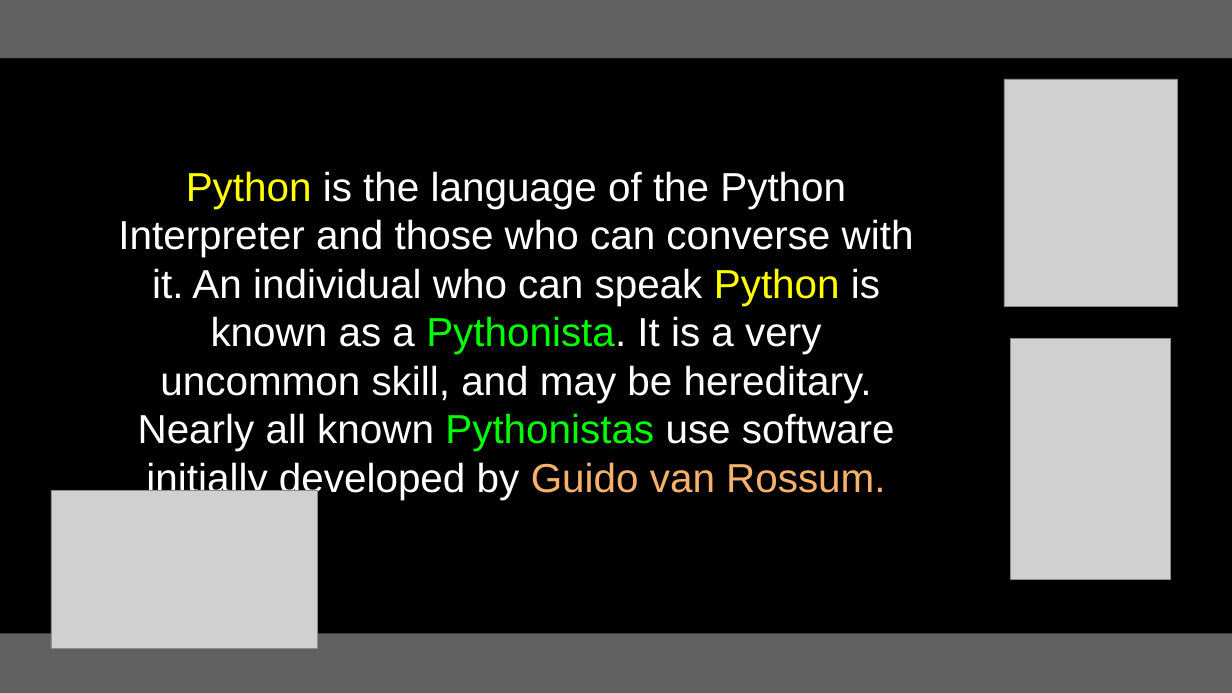
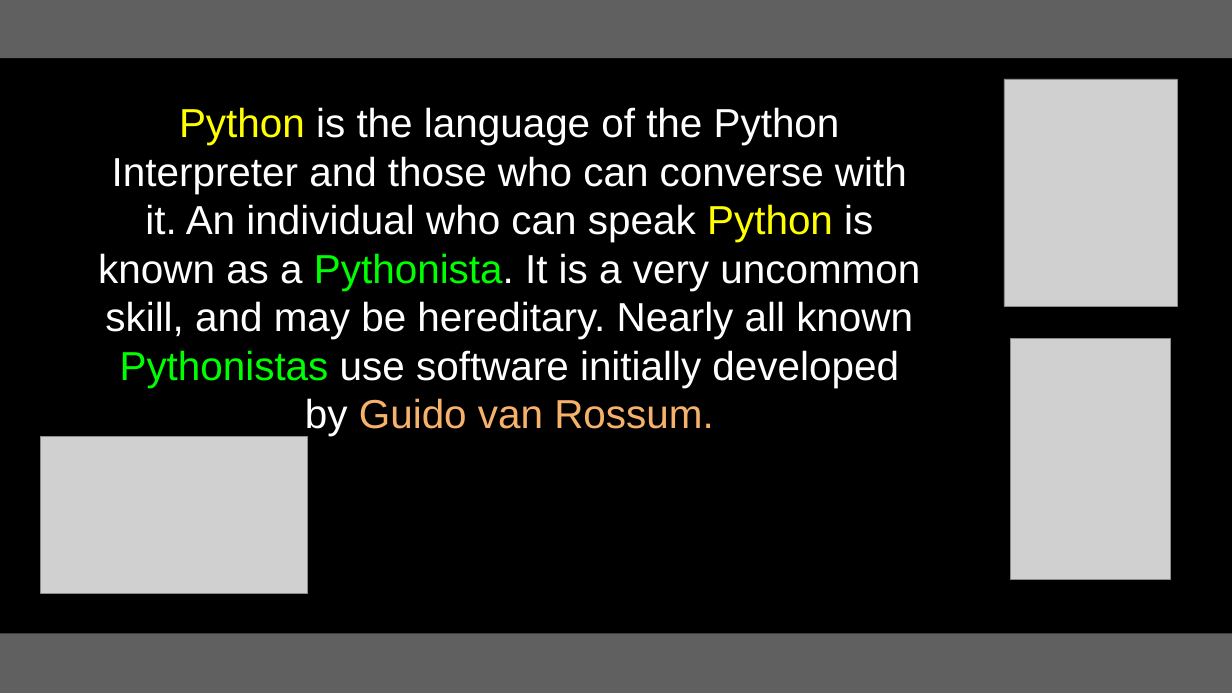
Before and after one commit to csev/py4e, a slide deck: slide 25 of lectures3/Pythonlearn-01-Intro.pptx. Drawn at 1232x693 pixels with LibreOffice and Linux fonts; fonts in the diff are those of the drawing; grey boxes stand for pictures. Boxes give left, top, right and bottom in pixels: in the first picture for what was removed or moved away, otherwise in the second. Text is boxed around its words. In the diff, an @@ line names an element or a change of style, - is before the commit and + after.

```diff
--- a/lectures3/Pythonlearn-01-Intro.pptx
+++ b/lectures3/Pythonlearn-01-Intro.pptx
@@ text "Python is the language of ..." rewrapped from [118,171,914,500] to [98,107,920,436] @@
@@ picture: place and size @@
-picture at [51,491,318,648]
+picture at [41,436,308,593]
@@ picture removed at [56,596,107,647] @@
```
Also in this commit, not shown: 28 other slides changed, 1 slide removed, 10 other files.
